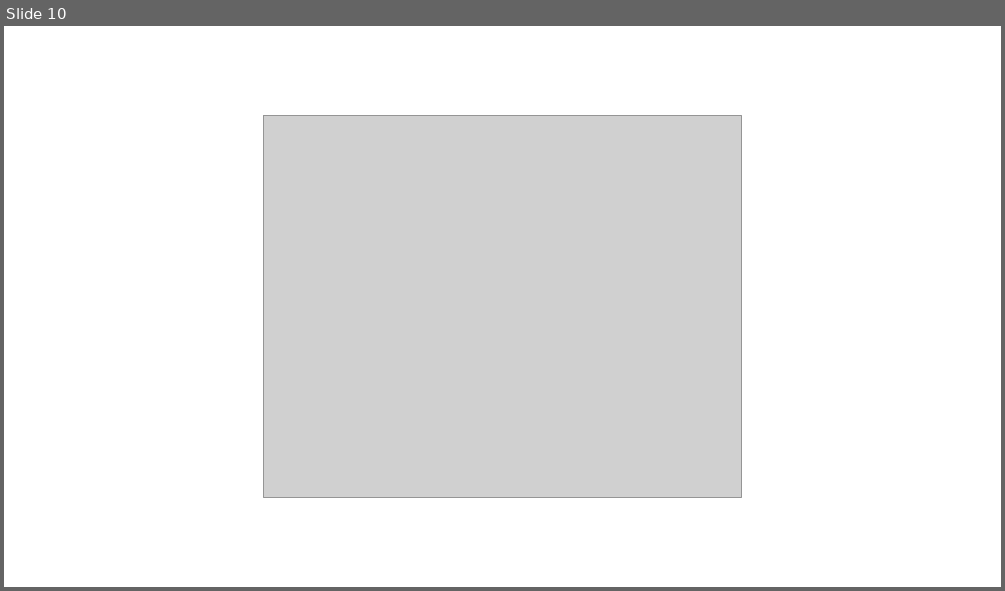
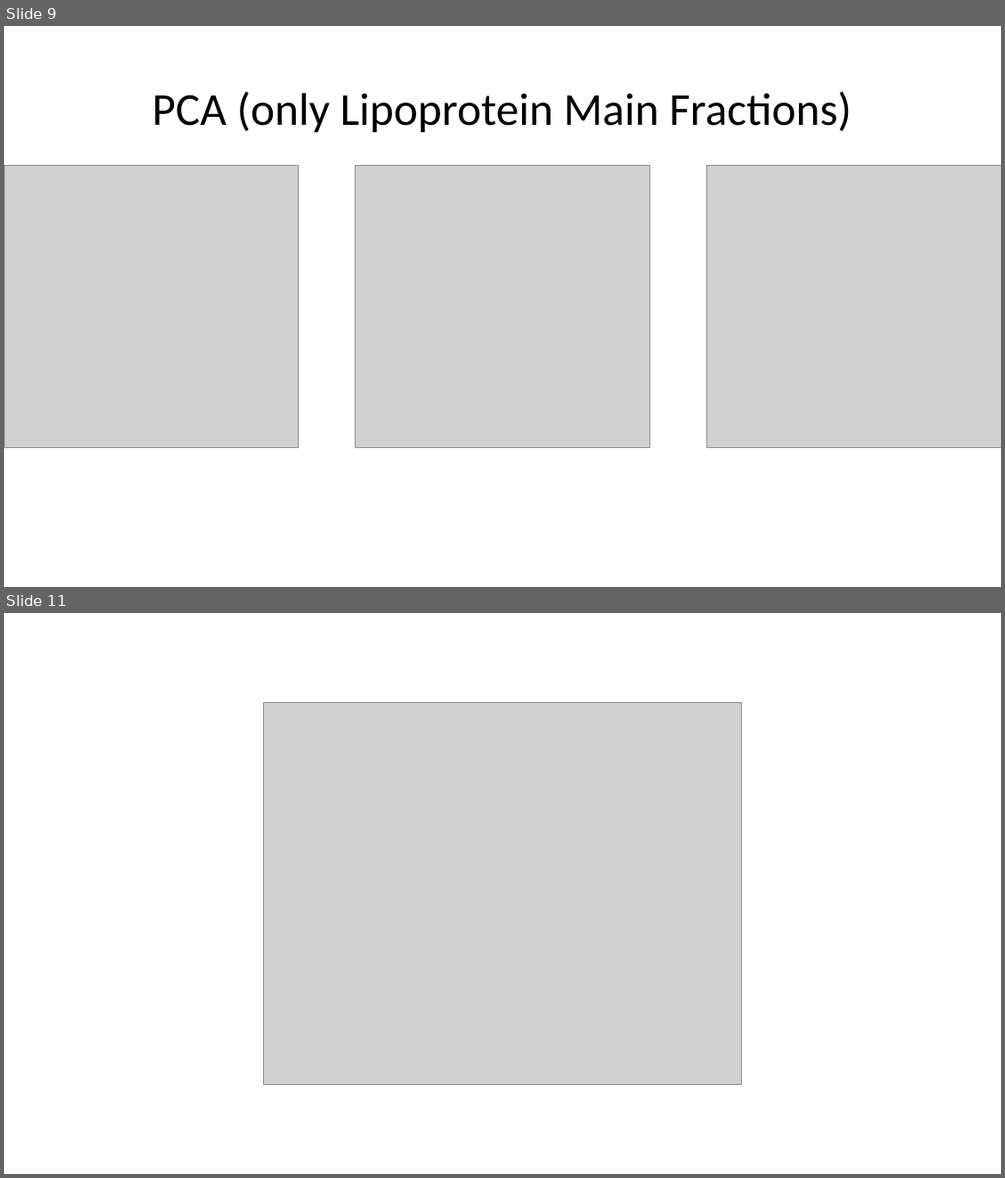
Before and after one commit to Yasmijnb/Git_Research-Practice, a slide deck: Results.pptx. Shown one above the other, each under a label of ours: slide 10 before the commit, slides 9 and 11 after it; the slides between them are not shown. The pictures are 1005x591 and 1005x1178 pixels, drawn with LibreOffice and Linux fonts; fonts in the diff are those of the drawing; grey boxes stand for pictures. Boxes give left, top, right and bottom in pixels: in the first picture for what was removed or moved away, otherwise in the second. Text is boxed around its words. In the diff, an @@ line names an element or a change of style, - is before the commit and + after.

Commit message:
PCA with only lipoprotein main fractions

```diff
--- a/Results.pptx
+++ b/Results.pptx
@@ slide 9 added at <box>4,26,1001,587</box>, background #FFFFFF @@
@@ title added at <box>152,91,851,133</box>, 44 pt, text #000000 @@
+PCA (only Lipoprotein Main Fractions)
@@ picture added at <box>4,166,299,447</box> @@
@@ picture added at <box>356,166,650,447</box> @@
@@ picture added at <box>707,166,1001,447</box> @@
@@ what was slide 10 is now slide 11 @@
```
Also in this commit, not shown: 3 slides changed, 3 other slides added, 1 slide removed.
